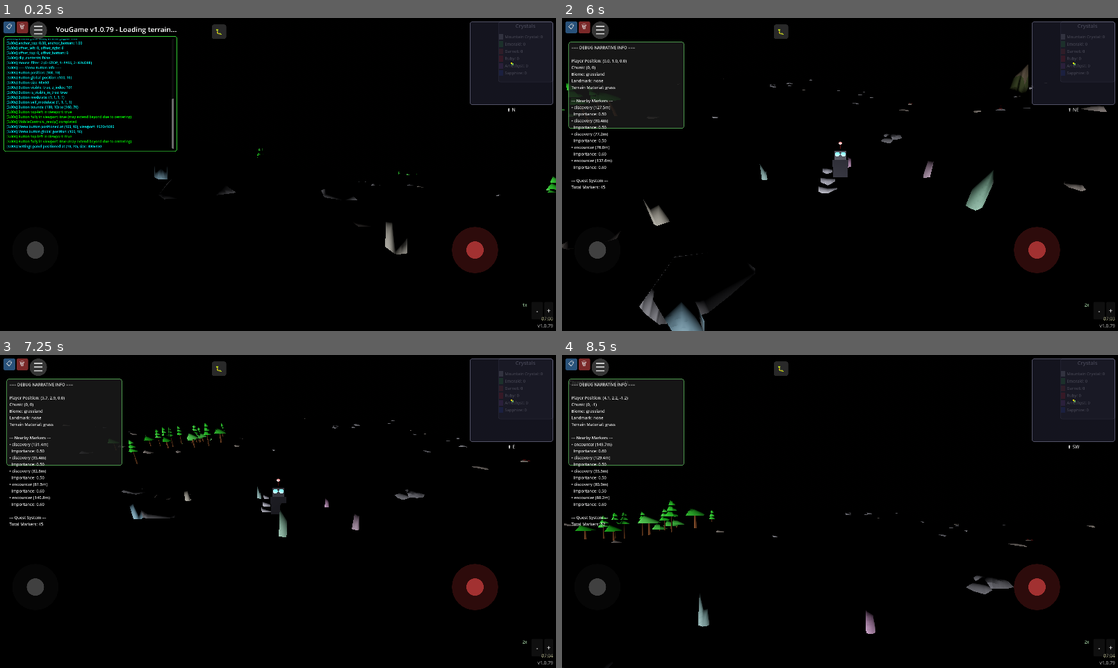
Above: before the commit, frames 1-4 (two rows, left to right).
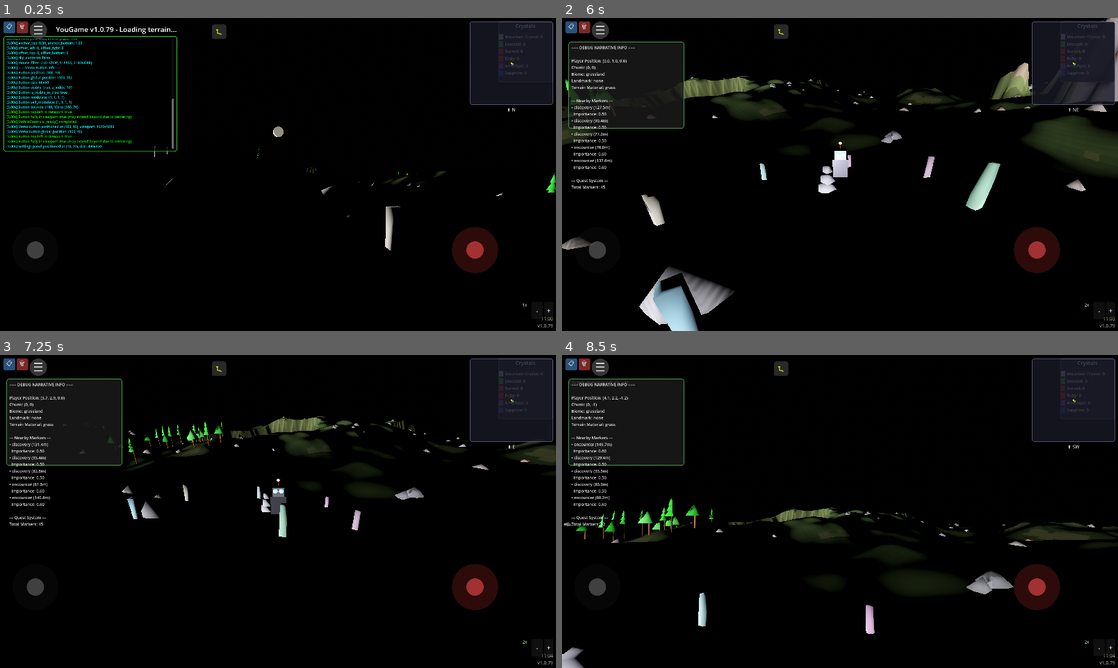
Above: after the commit, the same moments.

Repository: felix-dieterle/YouGame_godot4_public
Game: Godot game, scene res://scenes/main.tscn
The game is run twice, just before and just after one commit, with the same random seed, the same clock (stepped at 60 frames per second) and the same inputs.
Inputs (mouse positions are in pixels of both pictures, inside the frame that each line leads up to):
- Up to frame 1 (0.25 s): no input
- Up to frame 2 (6 s): click "📋" at 0.5 s; click "🗑" at 1.25 s; click "-" at 2 s; click "+" at 2.75 s; click "☰" at 3.5 s; click "▶ Resume Game" at 4.25 s; click "🐛" at 5 s; tap Enter at 5.75 s; move the mouse to (962, 158) at 5.77 s; hold Right (ui_right) from 5.78 s (still down); hold V (toggle_camera_view) from 5.78 s (still down); click (962, 158) at 5.92 s
- Up to frame 3 (7.25 s): release Right (ui_right) at 6.5 s; release V (toggle_camera_view) at 6.5 s; drag from (166, 527) to (250, 574) at 6.52 s
- Up to frame 4 (8.5 s): move the mouse to (895, 442) at 7.27 s; hold Right (ui_right) 7.28-8 s; hold V (toggle_camera_view) 7.28-8 s; drag from (812, 574) to (673, 464) at 8.02 s

The runs differ from the first frame. In frame 1, 0.6% of the frame differs, in the area x 27-100%, y 34-97%; in frame 2, 8.8%, in the area x 0-100%, y 0-100%; in frame 3, 3.3%; in frame 4, 3.9%.

Commit message:
Make sun 4 hours ahead at game start for brighter lighting
Co-authored-by: felix-dieterle <1490062+felix-dieterle@users.noreply.github.com>

Diff:
--- a/scripts/day_night_cycle.gd
+++ b/scripts/day_night_cycle.gd
@@ -9,7 +9,7 @@
 const WARNING_TIME_2MIN: float = 2.0 * 60.0  # 2 minutes before sunset
 const WARNING_TIME_1MIN: float = 1.0 * 60.0  # 1 minute before sunset
 const DAY_DURATION_HOURS: float = 10.0  # Day cycle represents 10 game hours (7 AM to 5 PM)
-const INITIAL_TIME_OFFSET_HOURS: float = 0.0  # Hours to advance sun position at game start (0.0 = start at sunrise, 7:00 AM)
+const INITIAL_TIME_OFFSET_HOURS: float = 4.0  # Hours to advance sun position at game start (0.0 = start at sunrise, 7:00 AM; 4.0 = sun 4 hours ahead for brighter start)
 
 # Sun angle constants
 const SUNRISE_START_ANGLE: float = -120.0  # Below horizon at start
@@ -433,7 +433,7 @@
             is_locked_out = false
             lockout_end_time = 0.0
             # Start INITIAL_TIME_OFFSET_HOURS into the day cycle (sun ahead of displayed time)
-            # Display will show 7:00 AM due to INITIAL_TIME_OFFSET_HOURS = 0.0 and sun_time_offset_hours = 0.0
+            # Display will show 7:00 AM but sun will be at 11:00 AM position (INITIAL_TIME_OFFSET_HOURS = 4.0, sun_time_offset_hours = 0.0)
             current_time = DAY_CYCLE_DURATION * (INITIAL_TIME_OFFSET_HOURS / DAY_DURATION_HOURS)
             time_scale = 2.0  # Start with double speed time progression
             print("DayNightCycle: Set current_time to: ", current_time)
Not shown, added: SUN_4_HOURS_EARLIER_AT_START.md
